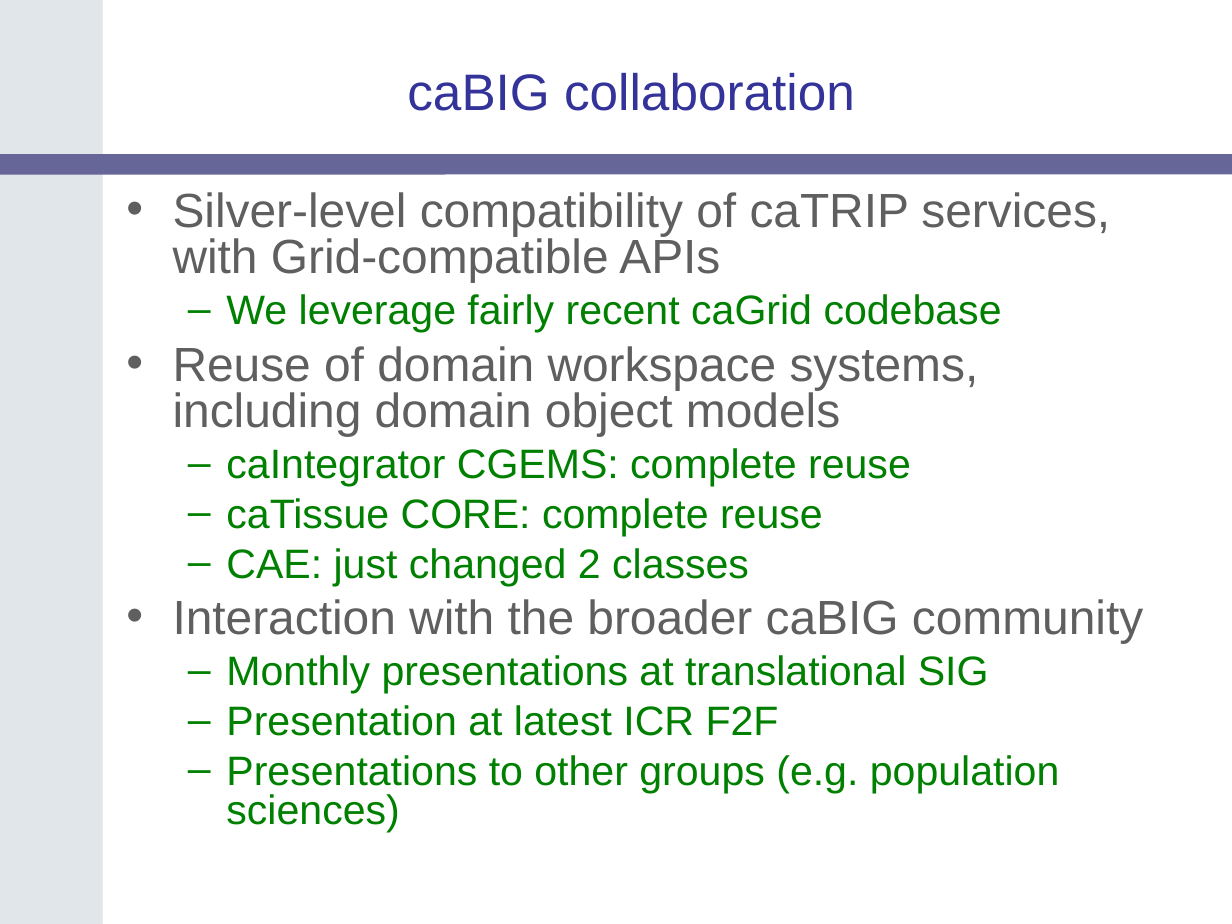
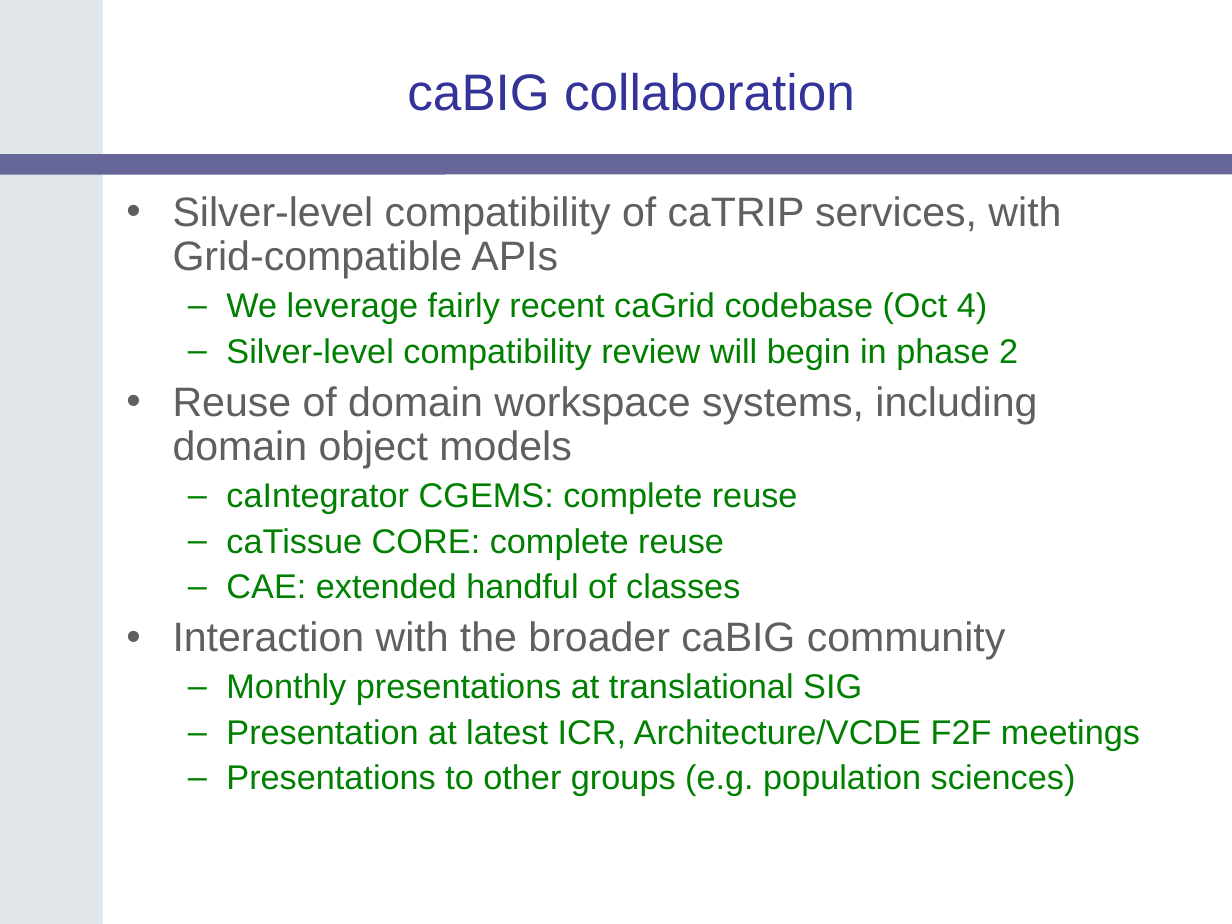
Before and after one commit to NCIP/catrip, a slide deck: slide 51 of catrip/documentation/presentations/catrip_beta_demo_2006_11_01/catrip_demo_2006_11_01.ppt (slide 38 before the commit). Drawn at 1232x924 pixels with LibreOffice and Linux fonts; fonts in the diff are those of the drawing; background and template pictures are left out. Boxes give left, top, right and bottom in pixels: in the first picture for what was removed or moved away, otherwise in the second. Text is boxed around its words. In the diff, an @@ line names an element or a change of style, - is before the commit and + after.

```diff
--- a/catrip/documentation/presentations/catrip_beta_demo_2006_11_01/catrip_demo_2006_11_01.ppt
+++ b/catrip/documentation/presentations/catrip_beta_demo_2006_11_01/catrip_demo_2006_11_01.ppt
@@ text at bbox=[173, 196, 1076, 796]: size 28 to 24 pt in "Silver-level compatibility of caTRIP services, with Grid-com ...", "Reuse of domain workspace systems, including domain ...", "Interaction with the broader caBIG community"; size 24 to 20 pt in "caIntegrator CGEMS: complete reuse", "caTissue CORE: complete reuse", "Monthly presentations at translational SIG", "Presentations to other groups (e.g. population sciences)"; line spacing 0.8 to 0.9; less space between paragraphs @@
@@ text at bbox=[226, 292, 1018, 369]: text changed; size 24 to 20 pt @@
-  – We leverage fairly recent caGrid codebase
+  – We leverage fairly recent caGrid codebase (Oct 4)
+  – Silver-level compatibility review will begin in phase 2
@@ text at bbox=[226, 573, 740, 599]: text changed; size 24 to 20 pt @@
-  – CAE: just changed 2 classes
+  – CAE: extended handful of classes
@@ text at bbox=[226, 719, 1140, 750]: text changed; size 24 to 20 pt @@
-  – Presentation at latest ICR F2F
+  – Presentation at latest ICR, Architecture/VCDE F2F meetings
```
Also in this commit, not shown: 15 other slides changed, 12 slides added, 2 slides removed.
